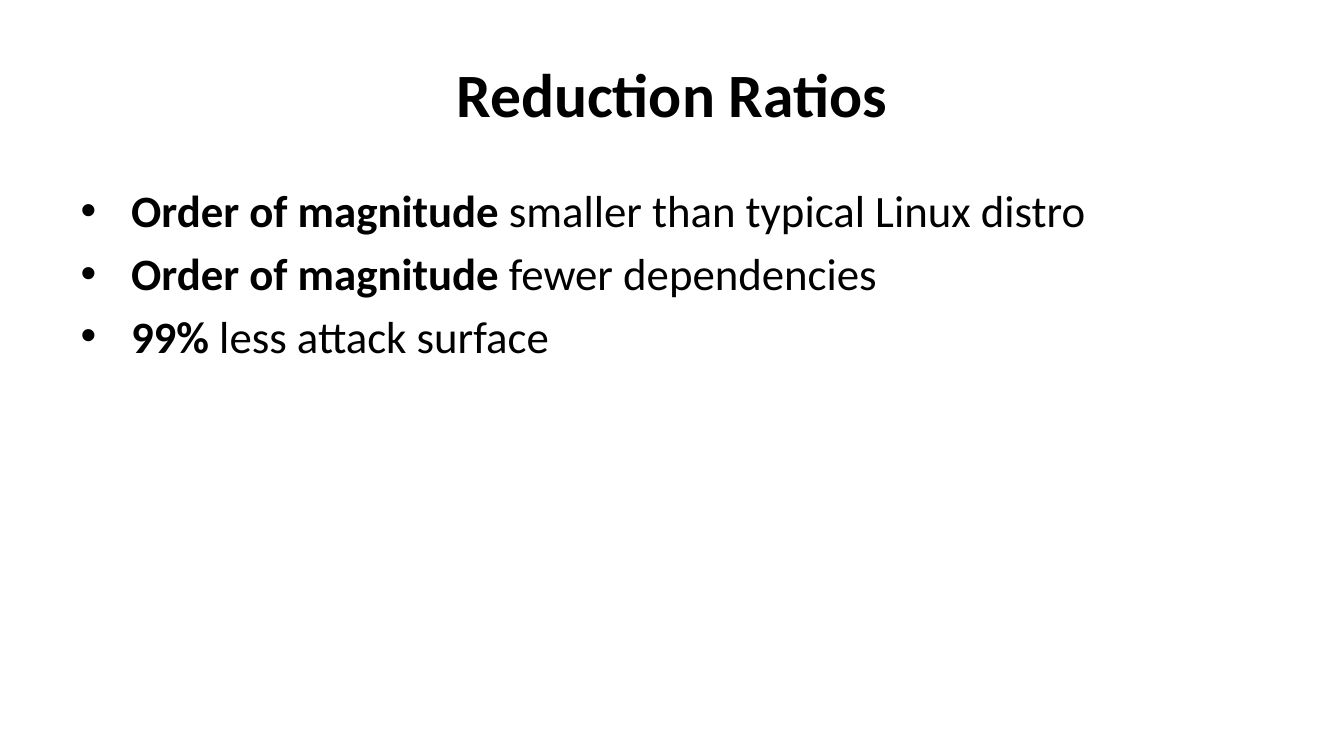
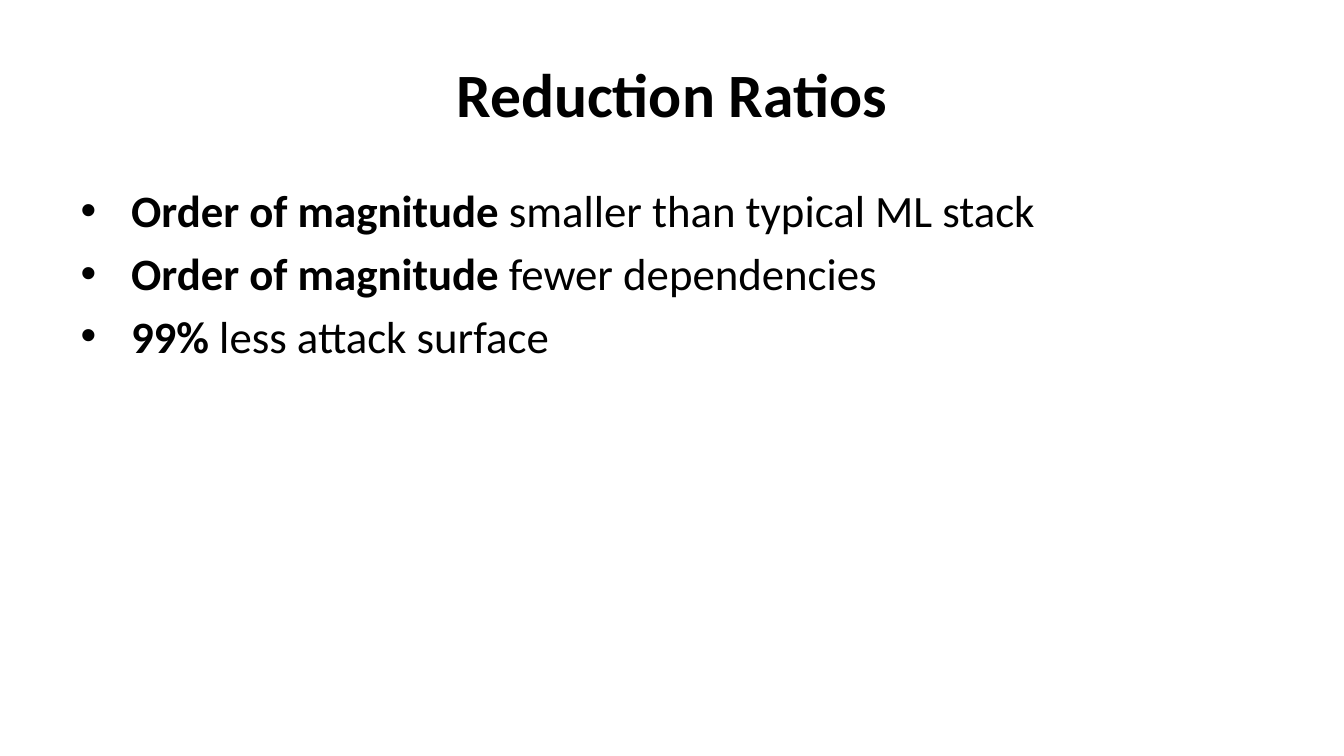
Before and after one commit to luiscosio/muInference, a slide deck: slide 14 of documentation/muinferece-slides.pptx (slide 13 before the commit). Drawn at 1344x756 pixels with LibreOffice and Linux fonts; fonts in the diff are those of the drawing. Boxes give left, top, right and bottom in pixels: in the first picture for what was removed or moved away, otherwise in the second. Text is boxed around its words. In the diff, an @@ line names an element or a change of style, - is before the commit and + after.

```diff
--- a/documentation/muinferece-slides.pptx
+++ b/documentation/muinferece-slides.pptx
@@ text at bbox=[131, 195, 1034, 235]: text changed @@
-• Order of magnitude smaller than typical Linux distro
+• Order of magnitude smaller than typical ML stack
```
Also in this commit, not shown: 10 other slides changed, 1 slide added, 3 other files.
